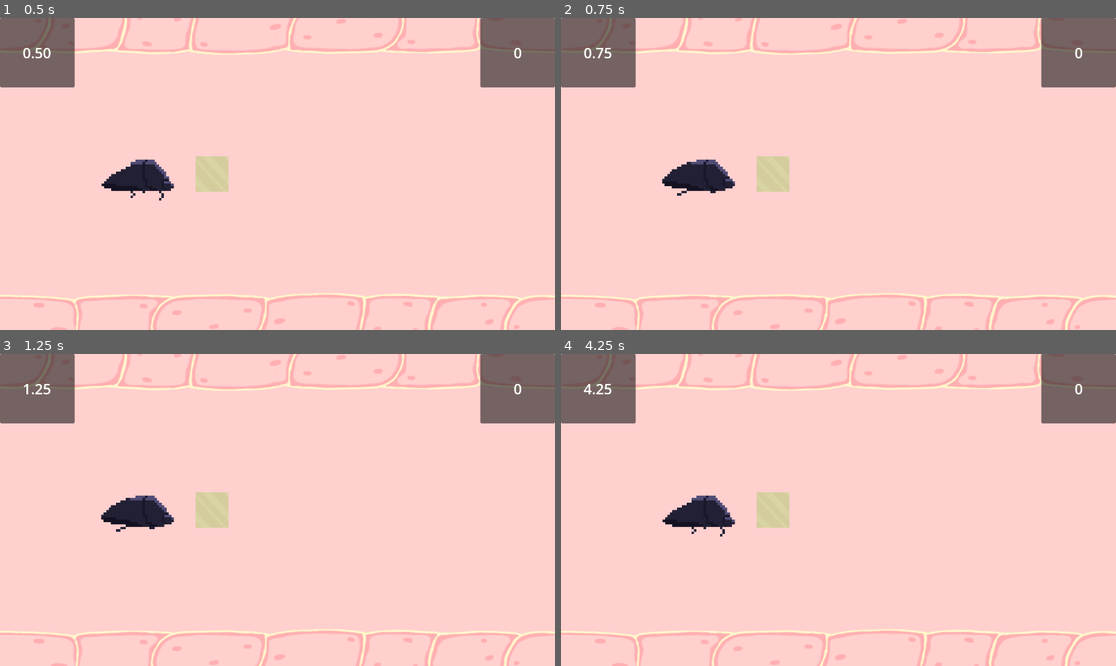
Above: before the commit, frames 1-4 (two rows, left to right).
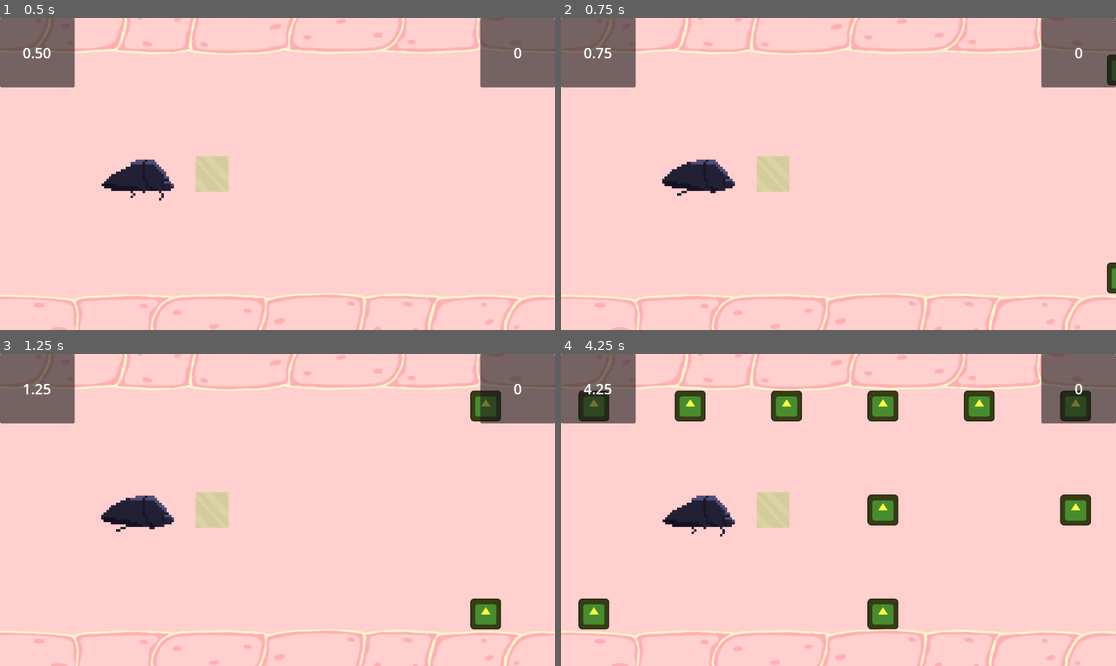
Above: after the commit, the same moments.

Repository: milnej/EscapeFromFrog
Game: Godot game, scene res://Scene/guts.tscn
The game is run twice, just before and just after one commit, with the same random seed, the same clock (stepped at 60 frames per second) and the same inputs. The engine's default icon, where the game draws it, is replaced by a stand-in: a white triangle on a blue panel in a dark square.
Inputs:
- Up to frame 1 (0.5 s): no input
- Up to frame 2 (0.75 s): hold L (note_right) from 0.53 s (still down); tap Space (beetle_attack) at 0.6 s
- Up to frame 3 (1.25 s): keep holding L (note_right)
- Up to frame 4 (4.25 s): release L (note_right) at 1.28 s; hold S (beetle_down) 1.28-2.03 s; tap Space (beetle_attack) every 0.75 s from 1.35 to 3.6 s; hold L (note_right) 2.03-2.78 s; hold W (beetle_up) 2.78-3.53 s; hold A (note_left) from 3.53 s (still down)

Frame 1 is identical in both runs. In frame 2, 0.3% of the frame differs, in the area x 98-100%, y 11-89%; in frame 3, 1.1%; in frame 4, 5.5%, in the area x 3-96%, y 11-89%.
Error before the commit: Parse Error: Variable "bpm" has the same name as a previously declared variable. (res://road.gd:10)

Commit message:
fixed merge issue

Diff:
--- a/note.tscn
+++ b/note.tscn
@@ -1,16 +1,16 @@
 [gd_scene load_steps=4 format=3 uid="uid://bngn2iigrq677"]
 
-[ext_resource type="Script" path="res://Scripts/note.gd" id="1_jmnrm"]
+[ext_resource type="Script" path="res://Scripts/breakable_flesh.gd" id="1_4krcn"]
 [ext_resource type="Texture2D" uid="uid://bs6r4ygmfwj0x" path="res://icon.svg" id="1_nq5ql"]
 
 [sub_resource type="RectangleShape2D" id="RectangleShape2D_yf74h"]
 size = Vector2(128, 128)
 
-[node name="Note2" type="Node2D"]
-script = ExtResource("1_jmnrm")
+[node name="Note" type="Node2D"]
+script = ExtResource("1_4krcn")
 
 [node name="Sprite2D" type="Sprite2D" parent="."]
-modulate = Color(0, 0.619635, 0.966662, 1)
+modulate = Color(1, 1, 0.247059, 1)
 scale = Vector2(0.5, 0.5)
 texture = ExtResource("1_nq5ql")
 
--- a/road.gd
+++ b/road.gd
@@ -1,8 +1,8 @@
 extends Node2D
 
 @onready var note_conductor = $NoteConductor
-@export var bpm: int = 188
 var note_scene = preload("res://note.tscn")
+var breakable_flesh = preload("res://Scene/breakable_flesh.tscn")
 
 var row_count = 0
 var beat_map_file_name = "res://beatMap1.txt"
Not shown, added: roa2567.tmp
Not shown, added: roa896F.tmp
